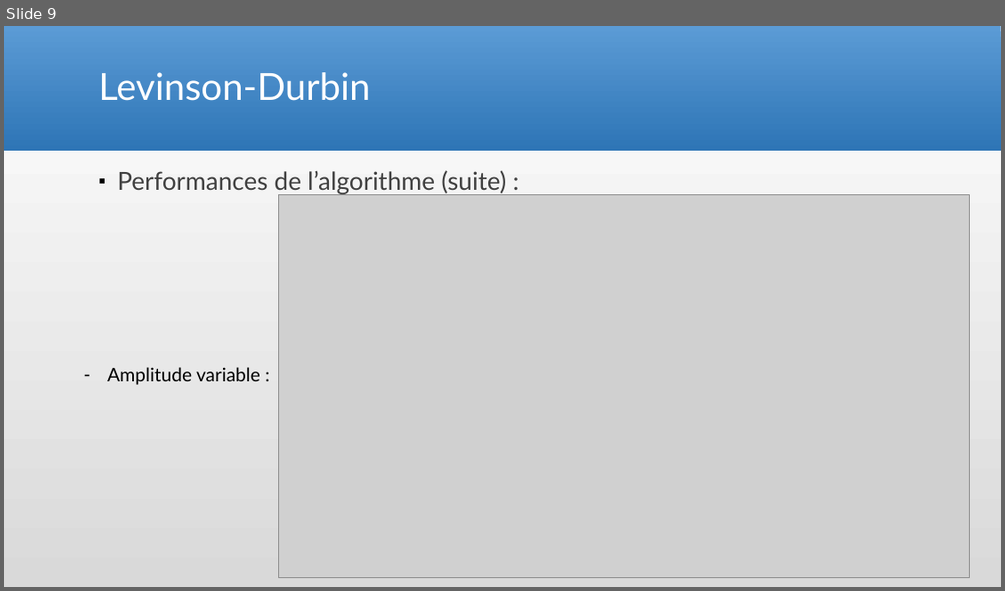
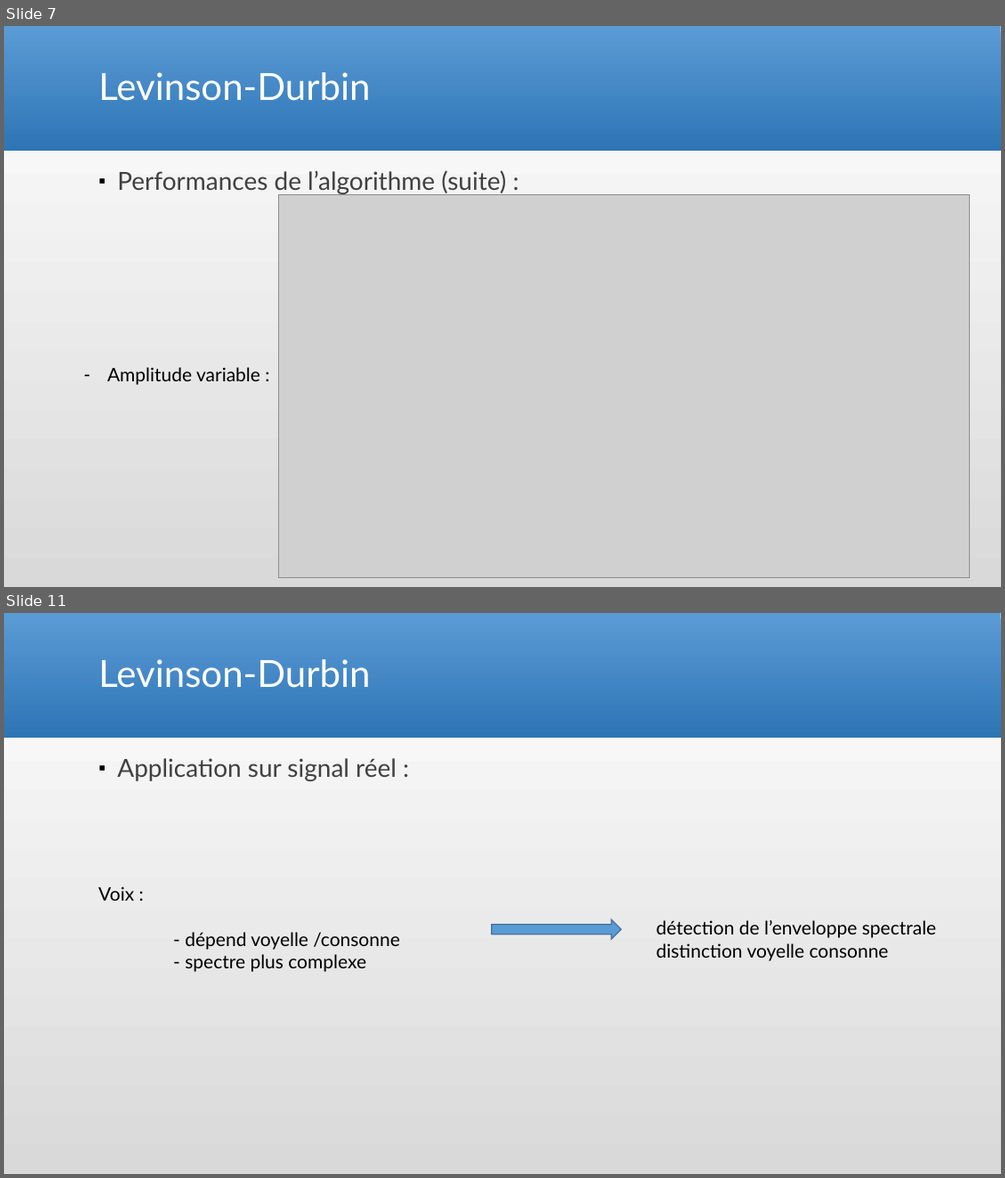
Before and after one commit to Arcyno/analyse_spectrale, a slide deck: Analyse spectrale_antoine.pptx. Shown one above the other, each under a label of ours: slide 9 before the commit, slides 7 and 11 after it; the slides between them are not shown. The pictures are 1005x591 and 1005x1178 pixels, drawn with LibreOffice and Linux fonts; fonts in the diff are those of the drawing; grey boxes stand for pictures. Boxes give left, top, right and bottom in pixels: in the first picture for what was removed or moved away, otherwise in the second. Text is boxed around its words. In the diff, an @@ line names an element or a change of style, - is before the commit and + after.

```diff
--- a/Analyse spectrale_antoine.pptx
+++ b/Analyse spectrale_antoine.pptx
@@ slide 11 added at (4, 613, 1001, 1174), background gradient #D9D9D9 to #FFFFFF; not listed: 1 template element that a slide beside it also shows @@
@@ title added at (98, 659, 370, 688), 36 pt, text #FFFFFF @@
+Levinson-Durbin
@@ text added at (117, 758, 396, 781), 24 pt, text #404040 @@
+▪ Application sur signal réel :
@@ text added at (98, 886, 399, 972), 18 pt, text #000000 @@
+Voix :
+- dépend voyelle /consonne
+- spectre plus complexe
@@ right arrow added at (492, 919, 621, 939), fill #5B9BD5, outline #43739E 1 pt @@
@@ text added at (656, 920, 936, 961), 18 pt, text #000000 @@
+détection de l’enveloppe spectrale
+distinction voyelle consonne
@@ what was slide 9 is now slide 7 @@
```
Also in this commit, not shown: 2 slides changed, 9 other slides added, 8 slides removed.
